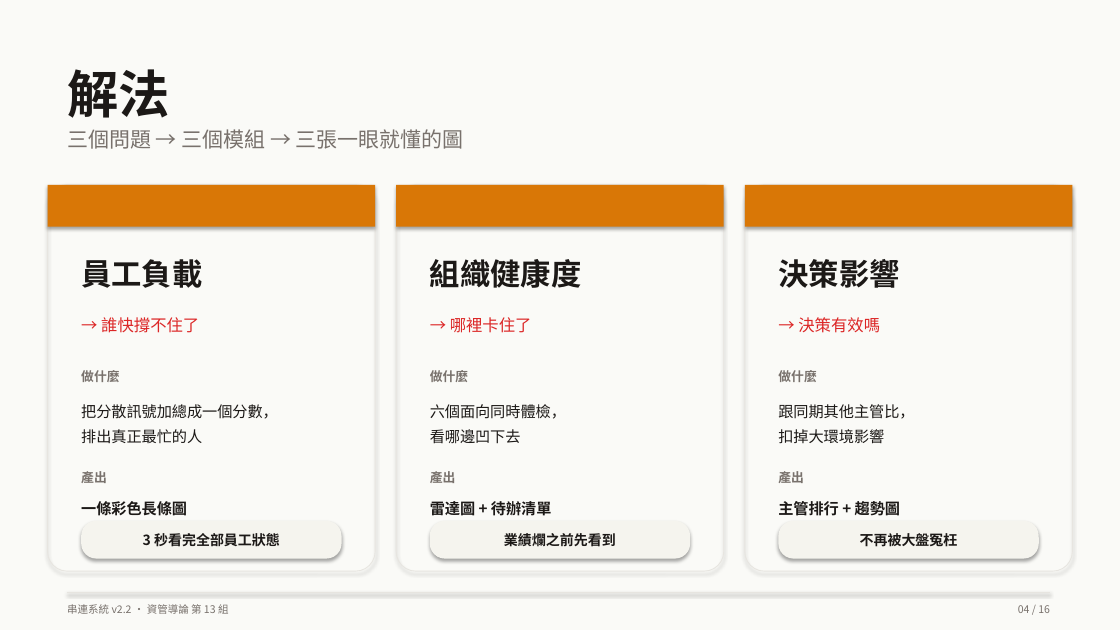
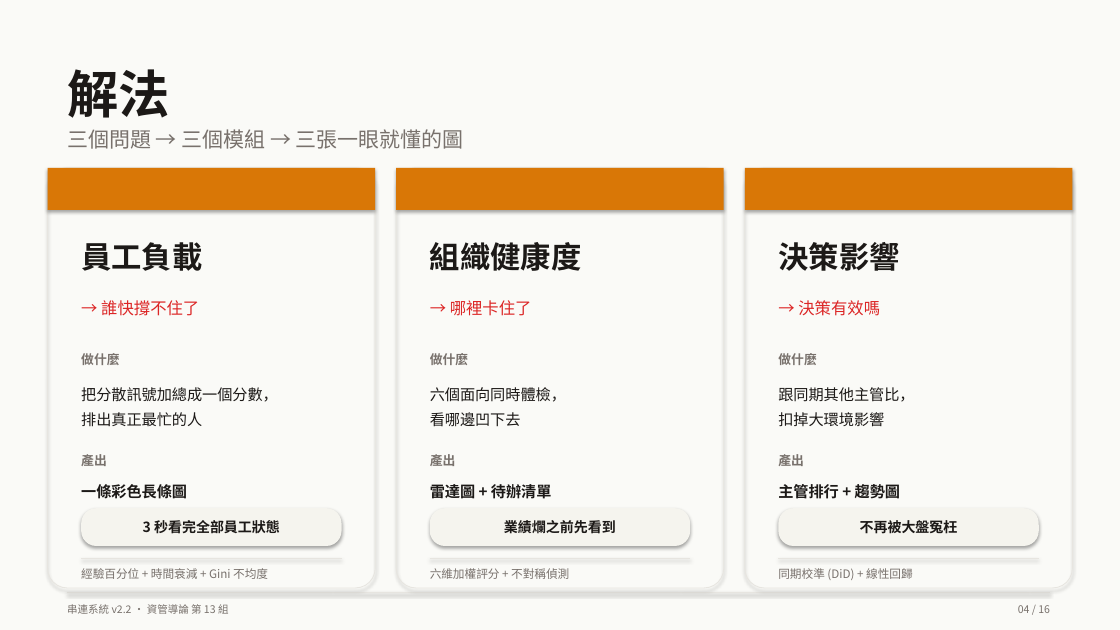
Before and after one commit to Peter2594/chuanlien-system-v2, a slide deck: slide 4 of docs/串連系統_簡報.pptx. Drawn at 1120x630 pixels with LibreOffice and Linux fonts; fonts in the diff are those of the drawing. Boxes give left, top, right and bottom in pixels: in the first picture for what was removed or moved away, otherwise in the second. Text is boxed around its words. In the diff, an @@ line names an element or a change of style, - is before the commit and + after.

Commit message:
docs(slides): 解法總覽頁加回演算法註腳（中文為主、小字呈現）
之前完全拿掉演算法名稱矯枉過正 — 學術專案沒提演算法名等於放棄專業形象。
改為「做什麼/產出/結論」主畫面 + 底部一行細灰演算法註腳。

員工負載：    經驗百分位 + 時間衰減 + Gini 不均度
組織健康度：  六維加權評分 + 不對稱偵測
決策影響：    同期校準 (DiD) + 線性回歸

註腳用 hairline 細線分隔，10pt 灰字，不搶主畫面戲份。

```diff
--- a/docs/串連系統_簡報.pptx
+++ b/docs/串連系統_簡報.pptx
@@ rounded rectangle: place and size @@
-rounded rectangle at (48, 185, 376, 571)
+rounded rectangle at (48, 168, 376, 588)
@@ rounded rectangle: place and size @@
-rounded rectangle at (397, 185, 724, 571)
+rounded rectangle at (397, 168, 724, 588)
@@ 18 texts, 3 rounded rectangles, 3 rectangles: place and size @@
-18 texts, 3 rounded rectangles, 3 rectangles at (48, 185, 1073, 559)
+18 texts, 3 rounded rectangles, 3 rectangles at (48, 168, 1073, 546)
@@ rounded rectangle: place and size @@
-rounded rectangle at (745, 185, 1073, 571)
+rounded rectangle at (745, 168, 1073, 588)
@@ text added at (81, 568, 268, 579), 10 pt, text #78716C @@
+經驗百分位 + 時間衰減 + Gini 不均度
@@ line added from (82, 559) to (342, 559), #E7E5E0 0.75 pt @@
@@ line added from (430, 559) to (691, 559), #E7E5E0 0.75 pt @@
@@ text added at (430, 568, 569, 579), 10 pt, text #78716C @@
+六維加權評分 + 不對稱偵測
@@ text added at (778, 568, 913, 580), 10 pt, text #78716C @@
+同期校準 (DiD) + 線性回歸
@@ line added from (779, 559) to (1039, 559), #E7E5E0 0.75 pt @@
```
Also in this commit, not shown: 1 other file.
